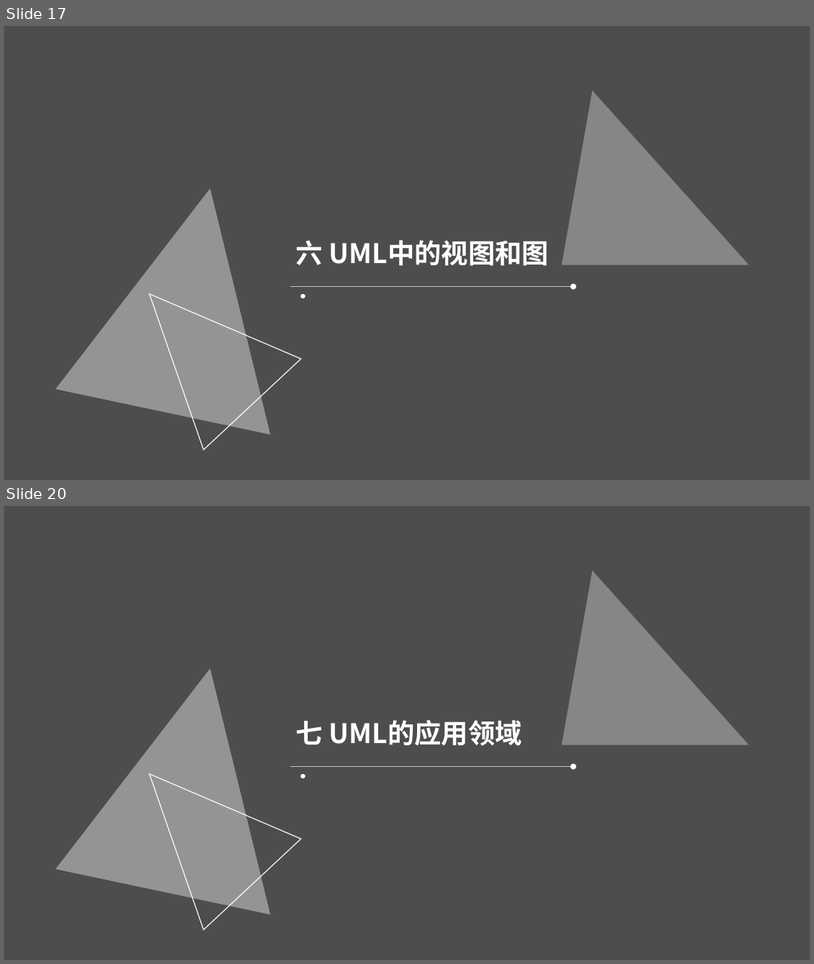
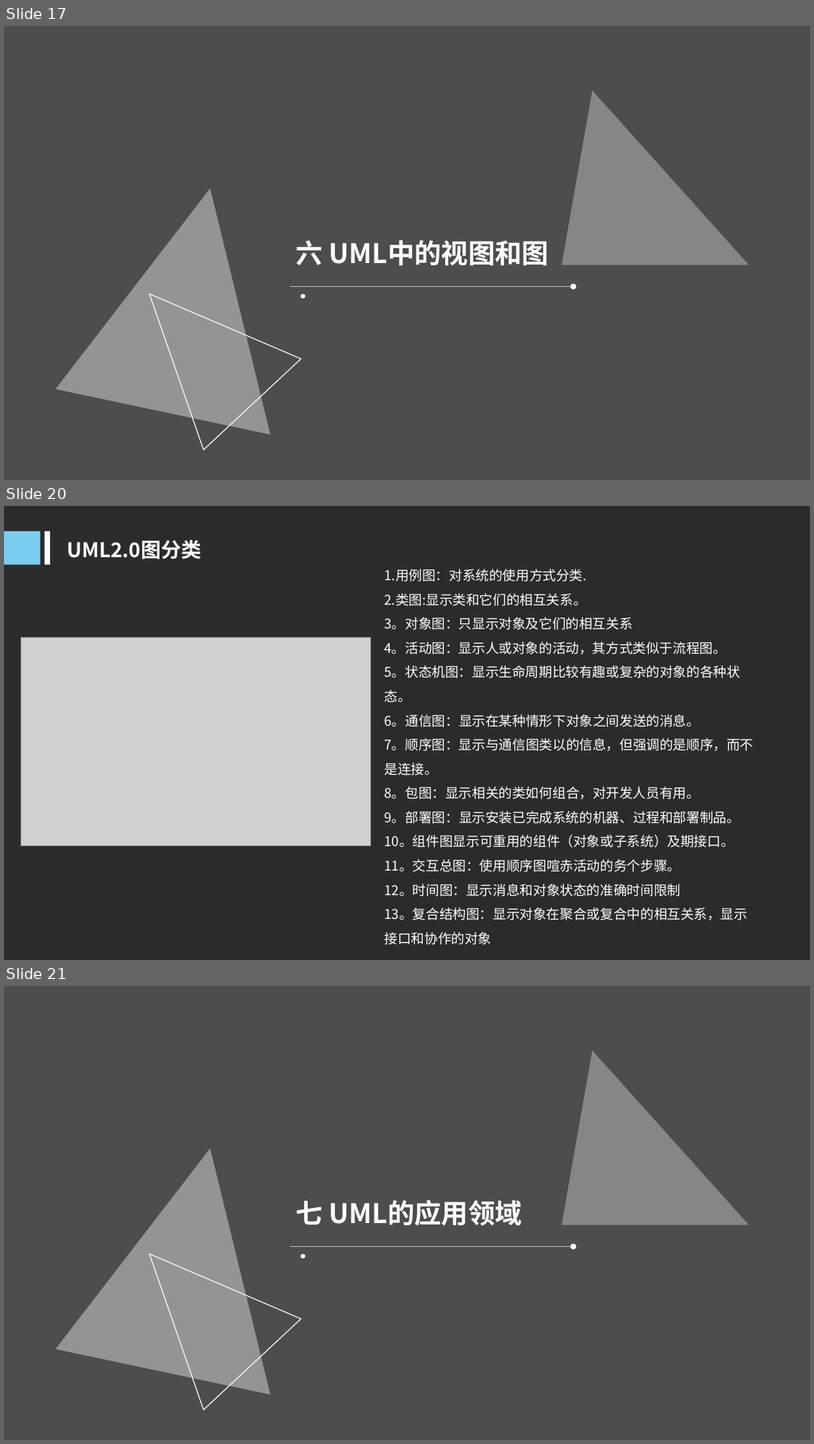
Before and after one commit to woncat/PRD2017, a slide deck: PRD-2017-G25-UML概述PPT V1.0.ppt. Shown one above the other, each under a label of ours: slides 17 and 20 before the commit, slides 17, 20 and 21 after it; the slides between them are not shown. The pictures are 814x964 and 814x1444 pixels, drawn with LibreOffice and Linux fonts; fonts in the diff are those of the drawing; grey boxes stand for pictures; background and template pictures are left out; a plain dark background stands for a picture behind light text. Boxes give left, top, right and bottom in pixels: in the first picture for what was removed or moved away, otherwise in the second. Text is boxed around its words. In the diff, an @@ line names an element or a change of style, - is before the commit and + after.

```diff
--- a/PRD-2017-G25-UML概述PPT V1.0.ppt
+++ b/PRD-2017-G25-UML概述PPT V1.0.ppt
@@ slide 20 added at (x1=4, y1=506, x2=810, y2=960), background picture (left out) @@
@@ rectangle added at (x1=4, y1=531, x2=40, y2=564), fill #7ACDEF @@
@@ rectangle added at (x1=44, y1=531, x2=50, y2=564), fill #FFFFFF @@
@@ text added at (x1=67, y1=540, x2=201, y2=559), 24 pt, text #FFFFFF, bold @@
+UML2.0图分类
@@ text added at (x1=385, y1=569, x2=754, y2=920), 16 pt, text #FFFFFF @@
+1.用例图：对系统的使用方式分类.
+2.类图:显示类和它们的相互关系。
+3。对象图：只显示对象及它们的相互关系
+4。活动图：显示人或对象的活动，其方式类似于流程图。
+5。状态机图：显示生命周期比较有趣或复杂的对象的各种状态。
+6。通信图：显示在某种情形下对象之间发送的消息。
+7。顺序图：显示与通信图类以的信息，但强调的是顺序，而不是连接。
+8。包图：显示相关的类如何组合，对开发人员有用。
+9。部署图：显示安装已完成系统的机器、过程和部署制品。
+10。组件图显示可重用的组件（对象或子系统）及期接口。
+11。交互总图：使用顺序图喧赤活动的务个步骤。
+12。时间图：显示消息和对象状态的准确时间限制
+13。复合结构图：显示对象在聚合或复合中的相互关系，显示接口和协作的对象
@@ picture added at (x1=21, y1=637, x2=371, y2=846) @@
@@ what was slide 20 is now slide 21 @@
```
Also in this commit, not shown: 12 slides changed.
